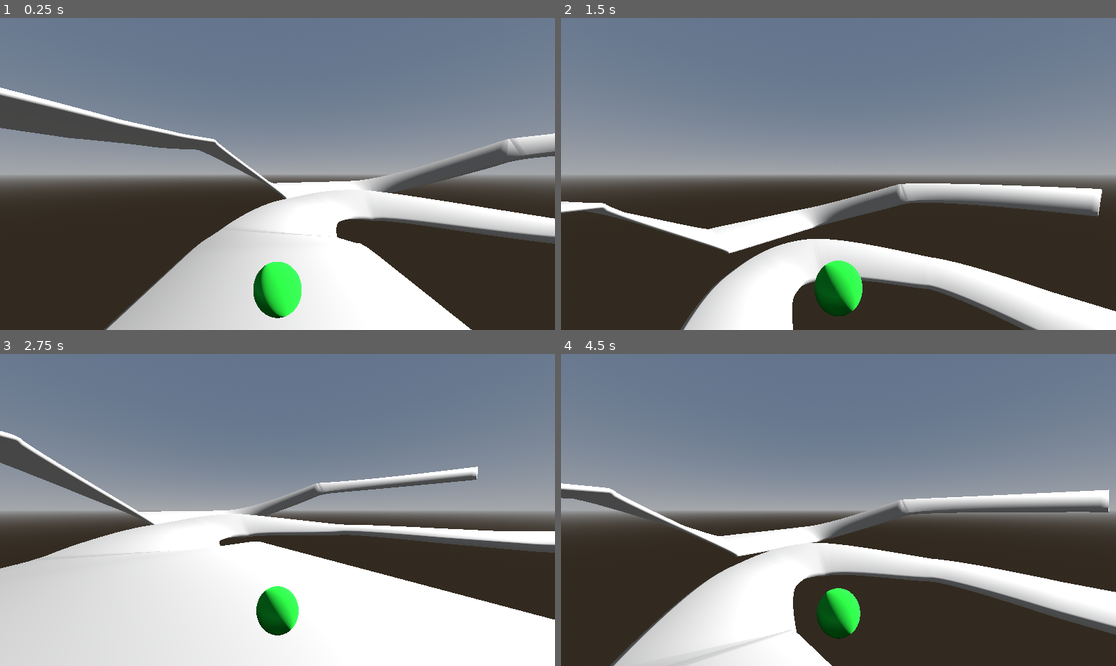
Above: before the commit, frames 1-4 (two rows, left to right).
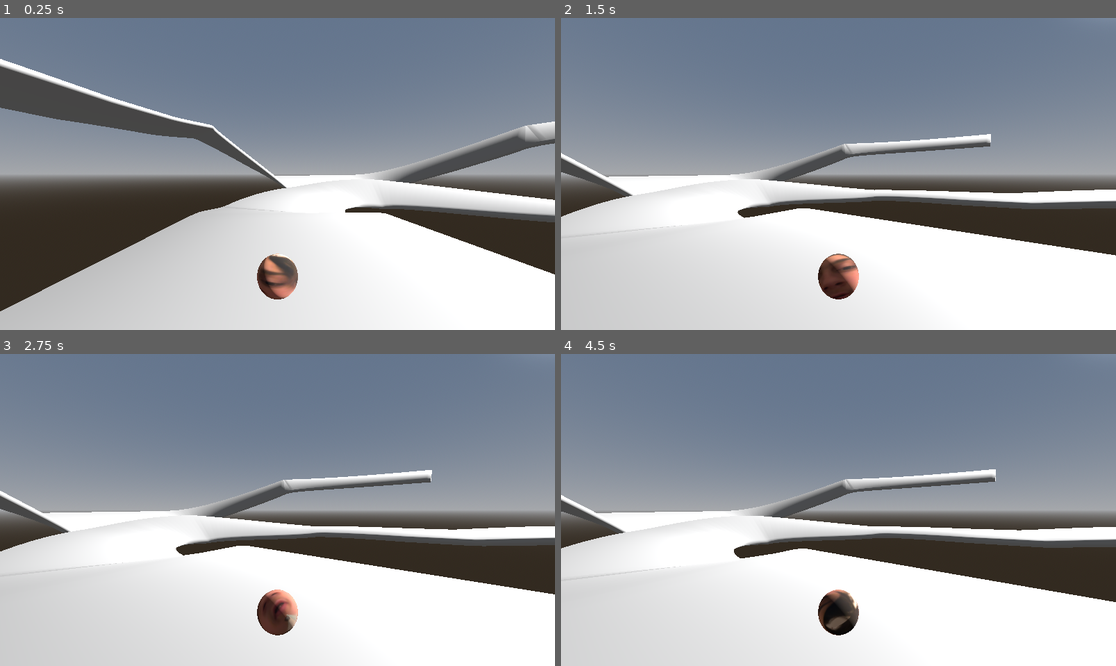
Above: after the commit, the same moments.

Repository: SilverSpace505/ball
Game: Godot game, scene res://game.tscn
Two runs of this game, one before a commit and one after it. Both use one fixed random seed, a clock stepped at 60 frames per second and the inputs below.
Inputs (mouse positions are in pixels of both pictures, inside the frame that each line leads up to):
- Up to frame 1 (0.25 s): no input
- Up to frame 2 (1.5 s): tap Enter (ui_accept) at 0.5 s; move the mouse to (960, 158) at 0.52 s; hold D (right) 0.53-1.28 s; hold W (go) 0.53-1.28 s; click (960, 158) at 0.67 s; tap Space (jump) at 0.77 s; tap S (slow) at 0.8, 1.35 s; move the mouse to (810, 174) at 1.27 s; hold Up (ui_up) from 1.28 s (still down)
- Up to frame 3 (2.75 s): keep holding Up (ui_up); tap Space (jump) at 1.52 s; tap W (go) at 1.55 s; move the mouse to (288, 503) at 2.02 s; hold W (go) from 2.03 s (still down); tap S (slow) at 2.3 s
- Up to frame 4 (4.5 s): keep holding Up (ui_up); move the mouse to (832, 516) at 2.77 s; release W (go) at 2.78 s; tap S (slow) at 2.85, 3.8, 4.35 s; click (832, 516) at 2.92 s; tap Space (jump) at 3.02, 3.77 s; tap W (go) at 3.05 s; move the mouse to (877, 513) at 3.52 s; hold W (go) 3.53-4.28 s; move the mouse to (794, 506) at 4.27 s

The runs differ from the first frame. In frame 1, 28% of the frame differs, in the area x 0-100%, y 13-100%; in frame 2, 36%; in frame 3, 13%; in frame 4, 37%, in the area x 0-100%, y 36-100%.

Commit message:
silly bounce

Diff:
--- a/game.tscn
+++ b/game.tscn
@@ -1,7 +1,8 @@
-[gd_scene load_steps=6 format=3 uid="uid://cplji6psrpo8t"]
+[gd_scene load_steps=7 format=3 uid="uid://cplji6psrpo8t"]
 
 [ext_resource type="PackedScene" uid="uid://cn8pmff4bbixf" path="res://track.tscn" id="2_e2o6t"]
-[ext_resource type="PackedScene" uid="uid://xf7dekaj2vlt" path="res://player.tscn" id="2_feb5d"]
+[ext_resource type="Script" uid="uid://bggp8vj88rpwe" path="res://camera_holder.gd" id="3_fc0e3"]
+[ext_resource type="PackedScene" uid="uid://fttr8w35dilp" path="res://player_better.tscn" id="3_feb5d"]
 
 [sub_resource type="ProceduralSkyMaterial" id="ProceduralSkyMaterial_e2o6t"]
 
@@ -26,5 +27,13 @@
 
 [node name="track" parent="." instance=ExtResource("2_e2o6t")]
 
-[node name="player" parent="." instance=ExtResource("2_feb5d")]
-transform = Transform3D(-1.22114025e-05, 0, -0.1, 0, 0.1, 0, 0.1, 0, -1.22114025e-05, 0.22226615, 0.66566694, -0.01890505)
+[node name="playerBetter" parent="." node_paths=PackedStringArray("camera") instance=ExtResource("3_feb5d")]
+transform = Transform3D(1, 0, 0, 0, 1, 0, 0, 0, 1, 0.44612554, 0.19760148, -0.07534742)
+camera = NodePath("../camPivot")
+
+[node name="camPivot" type="Node3D" parent="."]
+script = ExtResource("3_fc0e3")
+
+[node name="Camera3D" type="Camera3D" parent="camPivot"]
+transform = Transform3D(-4.371139e-08, 0, -1, 0, 1, 0, 1, 0, -4.371139e-08, -0.5, 0.25, 0)
+current = true
--- a/player_better.gd
+++ b/player_better.gd
@@ -41,7 +41,7 @@
 		camera.rotate(Vector3(0, 1, 0).normalized(), turnDir * turnSpeed)
 
 
-	var direction := Input.get_axis("go", "slow") * camera.basis.x
+	var direction := Input.get_axis("go", "slow") * camera.basis.z
 	#if direction:
 		#apply_torque(Vector3(-direction.x * speed , 0, -direction.z * speed))
 	#else:
@@ -64,6 +64,8 @@
 	else:
 		speed = lerpf(speed, minSpeed, 0.2)
 
+	angular_velocity -= angular_velocity * 0.01
+
 	#angular_velocity *= 0.99
 
 	# jump
--- a/player_better.tscn
+++ b/player_better.tscn
@@ -4,7 +4,10 @@
 [ext_resource type="Script" uid="uid://i2qcev2b67q8" path="res://player_better.gd" id="1_i14tx"]
 
 [sub_resource type="PhysicsMaterial" id="PhysicsMaterial_0w77n"]
-friction = 2.0
+friction = 500.0
+rough = true
+bounce = 500.0
+absorbent = true
 
 [sub_resource type="StandardMaterial3D" id="StandardMaterial3D_i14tx"]
 albedo_texture = ExtResource("1_0w77n")
@@ -15,8 +18,9 @@
 [sub_resource type="SphereShape3D" id="SphereShape3D_0w77n"]
 
 [node name="playerBetter" type="RigidBody3D"]
-mass = 5.0
+mass = 100.0
 physics_material_override = SubResource("PhysicsMaterial_0w77n")
+angular_damp_mode = 1
 angular_damp = 5.173
 script = ExtResource("1_i14tx")
 
